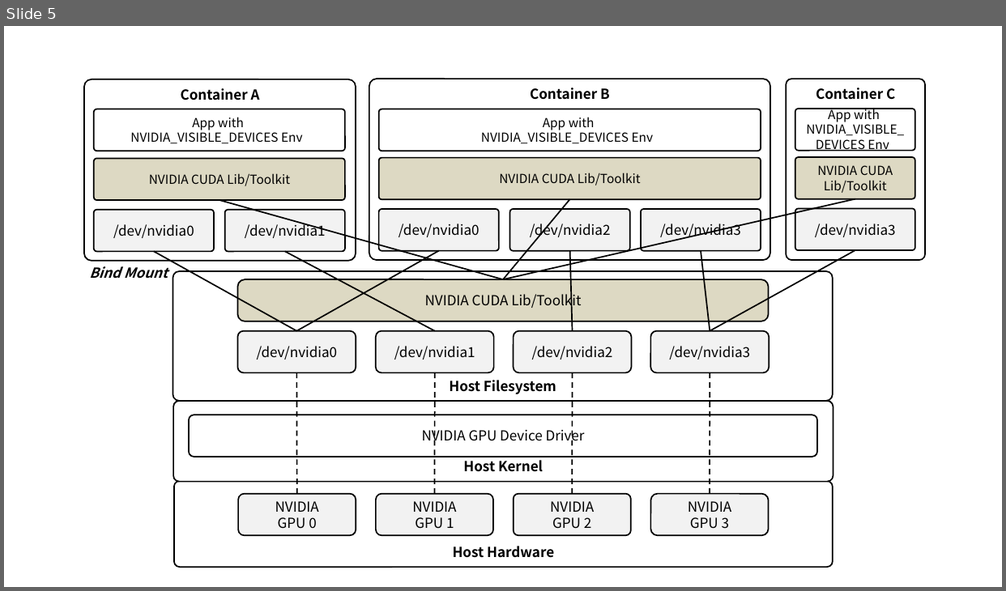
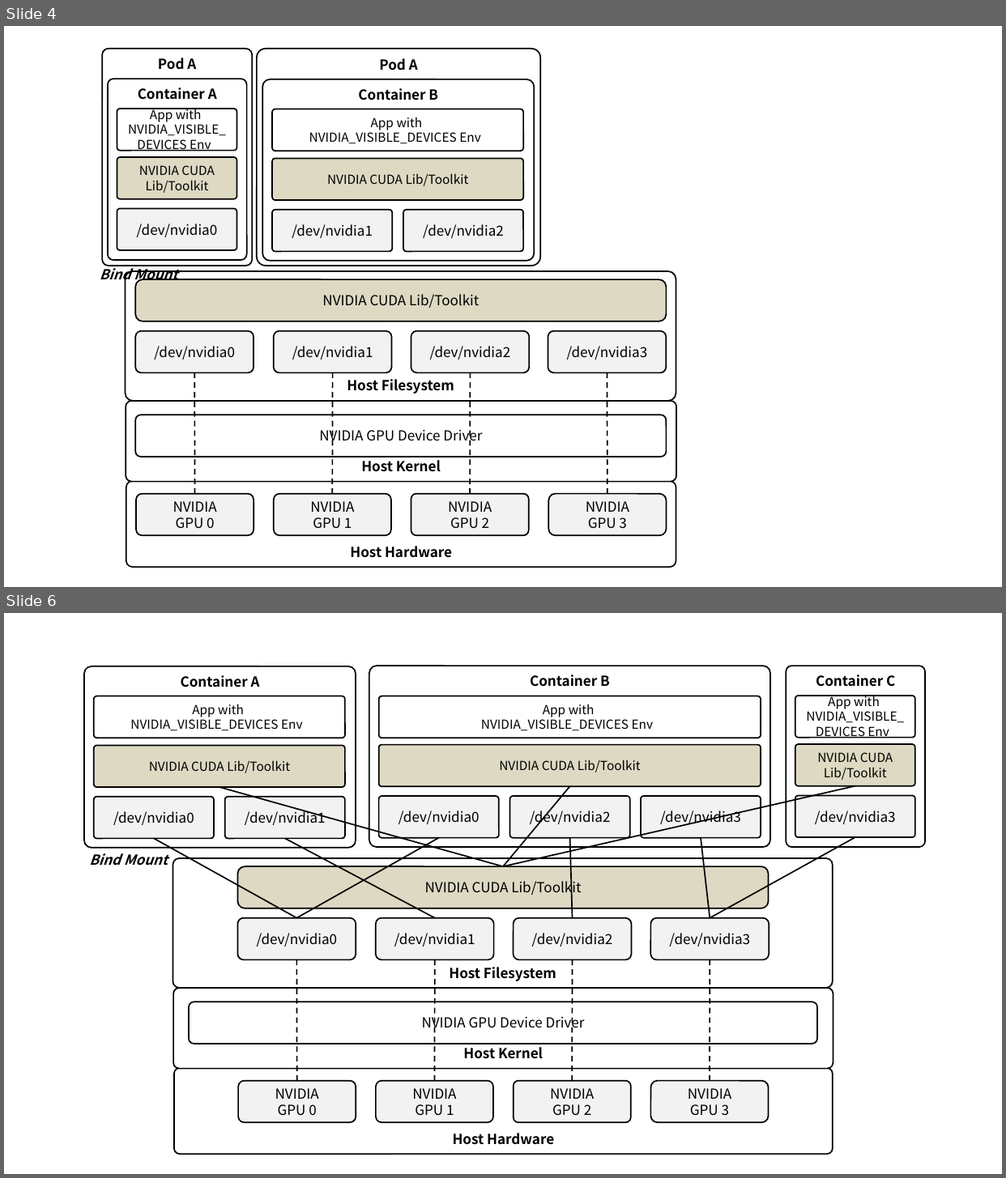
Before and after one commit to ssup2/blog-software, a slide deck: content/docs/theory-analysis/kubernetes-nvidia-device-plugin/images/images.pptx. Shown one above the other, each under a label of ours: slide 5 before the commit, slides 4 and 6 after it; the slides between them are not shown. The pictures are 1006x591 and 1006x1178 pixels, drawn with LibreOffice and Linux fonts; fonts in the diff are those of the drawing. Boxes give left, top, right and bottom in pixels: in the first picture for what was removed or moved away, otherwise in the second. Text is boxed around its words. In the diff, an @@ line names an element or a change of style, - is before the commit and + after.

```diff
--- a/content/docs/theory-analysis/kubernetes-nvidia-device-plugin/images/images.pptx
+++ b/content/docs/theory-analysis/kubernetes-nvidia-device-plugin/images/images.pptx
@@ slide 4 added at (4,26,1002,587), background #FFFFFF @@
@@ title added at (4,26,1002,35), 44 pt, text #000000 @@
+CUDA Container Stack
@@ rounded rectangle added at (102,49,252,267), fill #FFFFFF, outline #000000 1 pt, 10 pt, text #000000, bold @@
+Pod A
@@ rounded rectangle added at (257,49,540,267), fill #FFFFFF, outline #000000 1 pt, 10 pt, text #000000, bold @@
+Pod A
@@ rounded rectangle added at (108,79,246,261), fill #FFFFFF, outline #000000 1 pt, 10 pt, text #000000, bold @@
+Container A
@@ rounded rectangle added at (262,79,534,261), fill #FFFFFF, outline #000000 1 pt, 10 pt, text #000000, bold @@
+Container B
@@ rounded rectangle added at (117,109,236,151), fill #FFFFFF, outline #000000 1 pt, 9 pt, text #000000 @@
+App with
+NVIDIA_VISIBLE_
+DEVICES Env
@@ rounded rectangle added at (272,109,524,151), fill #FFFFFF, outline #000000 1 pt, 9 pt, text #000000 @@
+App with
+NVIDIA_VISIBLE_DEVICES Env
@@ rounded rectangle added at (117,158,236,199), fill #DDD9C3, outline #000000 1 pt, 9 pt, text #000000 @@
+NVIDIA CUDA Lib/Toolkit
@@ rounded rectangle added at (272,159,524,201), fill #DDD9C3, outline #000000 1 pt, 9 pt, text #000000 @@
+NVIDIA CUDA Lib/Toolkit
@@ rounded rectangle added at (117,208,236,250), fill #F2F2F2, outline #000000 1 pt, 10 pt, text #000000 @@
+/dev/nvidia0
@@ rounded rectangle added at (272,210,392,251), fill #F2F2F2, outline #000000 1 pt, 10 pt, text #000000 @@
+/dev/nvidia1
@@ rounded rectangle added at (403,210,523,251), fill #F2F2F2, outline #000000 1 pt, 10 pt, text #000000 @@
+/dev/nvidia2
@@ text added at (100,265,177,284), 10 pt, text #000000, bold, italic @@
+Bind Mount
@@ rounded rectangle added at (125,271,675,401), fill #FFFFFF, outline #000000 1 pt, 10 pt, text #000000, bold @@
+Host Filesystem
@@ rounded rectangle added at (136,280,667,322), fill #DDD9C3, outline #000000 1 pt, 10 pt, text #000000 @@
+NVIDIA CUDA Lib/Toolkit
@@ rounded rectangle added at (136,331,253,373), fill #F2F2F2, outline #000000 1 pt, 10 pt, text #000000 @@
+/dev/nvidia0
@@ rounded rectangle added at (274,331,391,373), fill #F2F2F2, outline #000000 1 pt, 10 pt, text #000000 @@
+/dev/nvidia1
@@ rounded rectangle added at (411,331,529,373), fill #F2F2F2, outline #000000 1 pt, 10 pt, text #000000 @@
+/dev/nvidia2
@@ rounded rectangle added at (548,331,666,373), fill #F2F2F2, outline #000000 1 pt, 10 pt, text #000000 @@
+/dev/nvidia3
@@ line added from (194, 373) to (194, 494), #000000 1 pt dashed @@
@@ line added from (332, 373) to (332, 494), #000000 1 pt dashed @@
@@ line added from (470, 373) to (470, 494), #000000 1 pt dashed @@
@@ line added from (607, 373) to (607, 494), #000000 1 pt dashed @@
@@ rounded rectangle added at (126,401,676,482), fill #FFFFFF, outline #000000 1 pt, 10 pt, text #000000, bold @@
+Host Kernel
@@ rounded rectangle added at (136,415,667,457), fill #FFFFFF, outline #000000 1 pt, 10 pt, text #000000 @@
+NVIDIA GPU Device Driver
@@ rounded rectangle added at (126,481,675,567), fill #FFFFFF, outline #000000 1 pt, 10 pt, text #000000, bold @@
+Host Hardware
@@ rounded rectangle added at (136,494,253,536), fill #F2F2F2, outline #000000 1 pt, 10 pt, text #000000 @@
+NVIDIA
+GPU 0
@@ rounded rectangle added at (274,494,391,536), fill #F2F2F2, outline #000000 1 pt, 10 pt, text #000000 @@
+NVIDIA
+GPU 1
@@ rounded rectangle added at (411,494,529,536), fill #F2F2F2, outline #000000 1 pt, 10 pt, text #000000 @@
+NVIDIA
+GPU 2
@@ rounded rectangle added at (549,494,667,536), fill #F2F2F2, outline #000000 1 pt, 10 pt, text #000000 @@
+NVIDIA
+GPU 3
@@ what was slide 5 is now slide 6 @@
```
Also in this commit, not shown: 1 slide changed, 1 other file.
